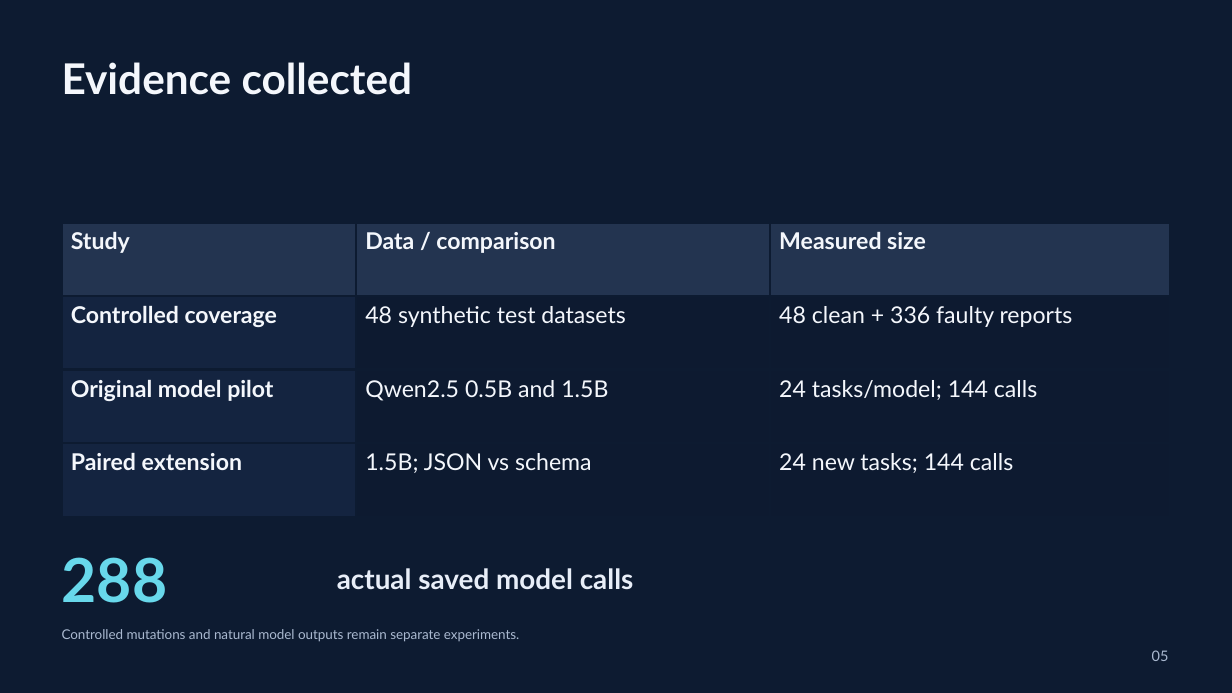
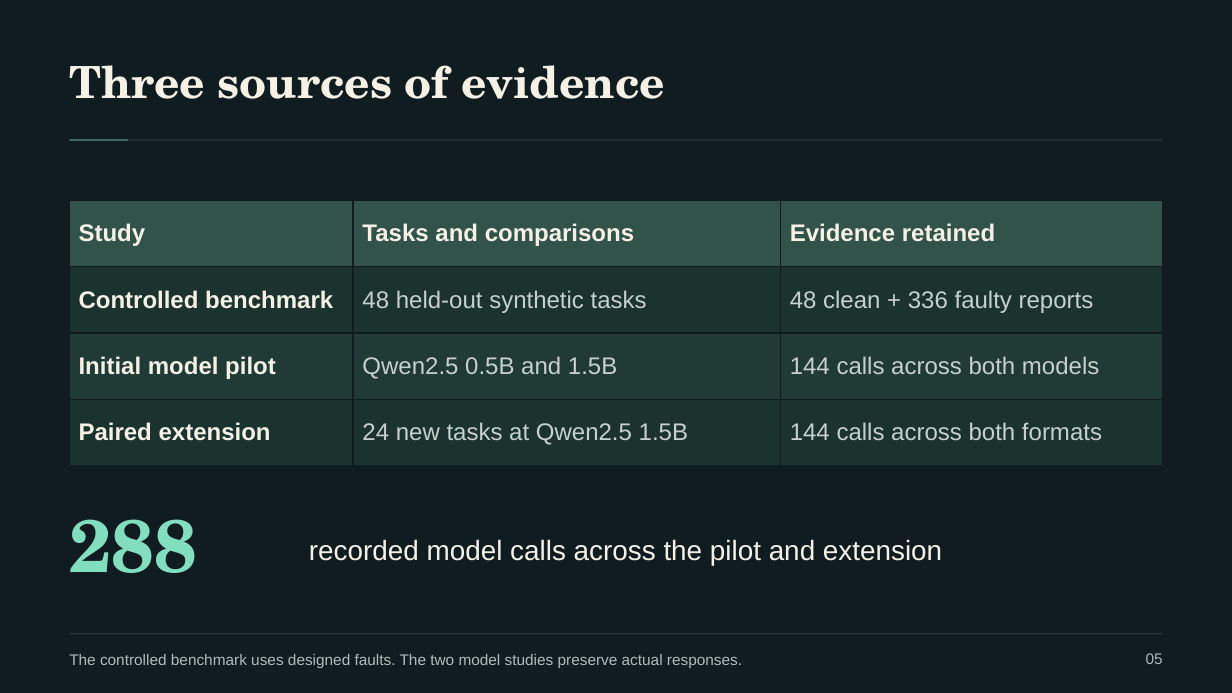
Before and after one commit to naazzarov/trustverify-ai-analysis, a slide deck: slide 5 of presentation/TrustVerify-Dark-Defense.pptx. Drawn at 1232x693 pixels with LibreOffice and Linux fonts; fonts in the diff are those of the drawing. Boxes give left, top, right and bottom in pixels: in the first picture for what was removed or moved away, otherwise in the second. Text is boxed around its words. In the diff, an @@ line names an element or a change of style, - is before the commit and + after.

Commit message:
Redesign TrustVerify defense and link abstract to source evidence

```diff
--- a/presentation/TrustVerify-Dark-Defense.pptx
+++ b/presentation/TrustVerify-Dark-Defense.pptx
@@ background #0D1B31 to #111C21 @@
@@ text at [69, 65, 665, 99]: text changed; size 33 to 34.5 pt; font Lato to TeX Gyre Schola; text colour #F4F7FC to #F5F1E7 @@
-Evidence collected
+Three sources of evidence
@@ rectangle added at [69, 140, 1163, 140], fill #354944 @@
@@ rectangle added at [69, 140, 128, 140], fill #81DFC0 @@
@@ table at [69, 201, 1163, 467] @@
-row 1, column 2: Data / comparison
+row 1, column 2: Tasks and comparisons
-row 1, column 3: Measured size
+row 1, column 3: Evidence retained
-row 2, column 1: Controlled coverage
+row 2, column 1: Controlled benchmark
-row 2, column 2: 48 synthetic test datasets
+row 2, column 2: 48 held-out synthetic tasks
-row 3, column 1: Original model pilot
+row 3, column 1: Initial model pilot
-row 3, column 3: 24 tasks/model; 144 calls
+row 3, column 3: 144 calls across both models
-row 4, column 2: 1.5B; JSON vs schema
+row 4, column 2: 24 new tasks at Qwen2.5 1.5B
-row 4, column 3: 24 new tasks; 144 calls
+row 4, column 3: 144 calls across both formats
@@ fill #233450 to #31534A in row 1 @@
@@ fill #142440 to #1B332F in 2 cells @@
@@ fill #0D1A30 to #1B332F in 4 cells @@
@@ fill #142440 to #203B35 in row 3, column 1 @@
@@ fill #0D1A30 to #203B35 in 2 cells @@
@@ size 18 to 18.8 pt, font Lato to Arial in "Study", "48 clean + 336 faulty reports", "Qwen2.5 0.5B and 1.5B", "Paired extension" @@
@@ text colour #F4F7FC to #F5F1E7 in "Study", "Paired extension" @@
@@ text colour #F4F7FC to #C6D0CC in "48 clean + 336 faulty reports", "Qwen2.5 0.5B and 1.5B" @@
@@ borders changed @@
@@ table: place and size @@
-table at [62, 223, 1171, 518]
+table at [69, 201, 1163, 467]
@@ text "288": place and size @@
-text "288" at [62, 557, 168, 603]
+text "288" at [69, 519, 197, 573]
@@ text "288" at [69, 519, 197, 573]: size 47.2 to 57.8 pt, font Lato to TeX Gyre Schola, text colour #68D8EB to #81DFC0 @@
@@ text at [309, 539, 942, 565]: text changed; font Lato to Arial; text colour #E8EEF8 to #F5F1E7; bold off @@
-actual saved model calls
+recorded model calls across the pilot and extension
@@ text removed at [62, 629, 520, 642] @@
-Controlled mutations and natural model outputs remain separate experiments.
@@ rectangle added at [69, 633, 1163, 634], fill #354944 @@
@@ text added at [69, 654, 742, 668], 12 pt, text #AEBDB9 @@
+The controlled benchmark uses designed faults. The two model studies preserve actual responses.
@@ text "05" at [1146, 653, 1163, 664]: size 11.2 to 12 pt, font Lato to Arial, text colour #AAB9D0 to #AEBDB9 @@
```
Also in this commit, not shown: 16 other slides changed, 5 slides added, 5 slides removed, 8 other files.
